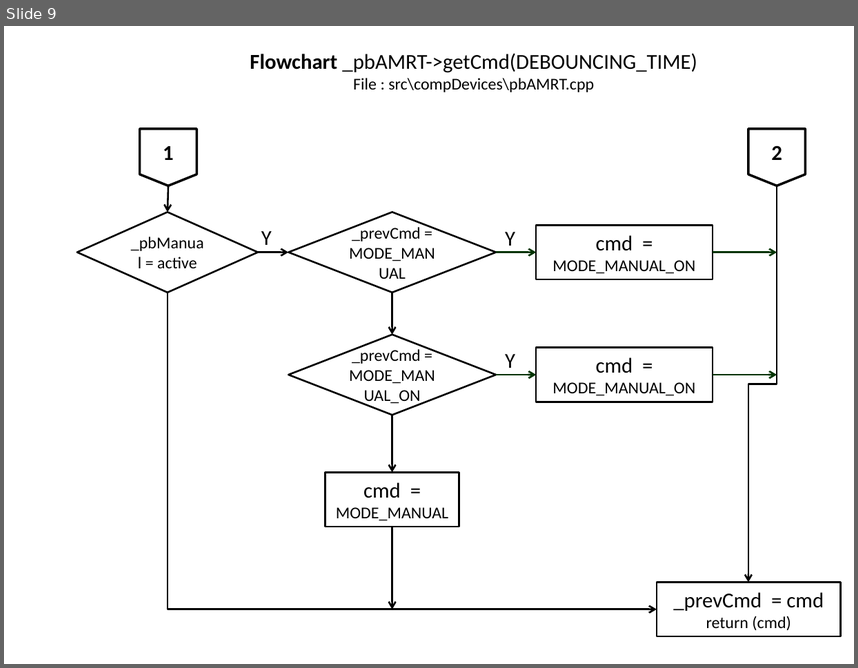
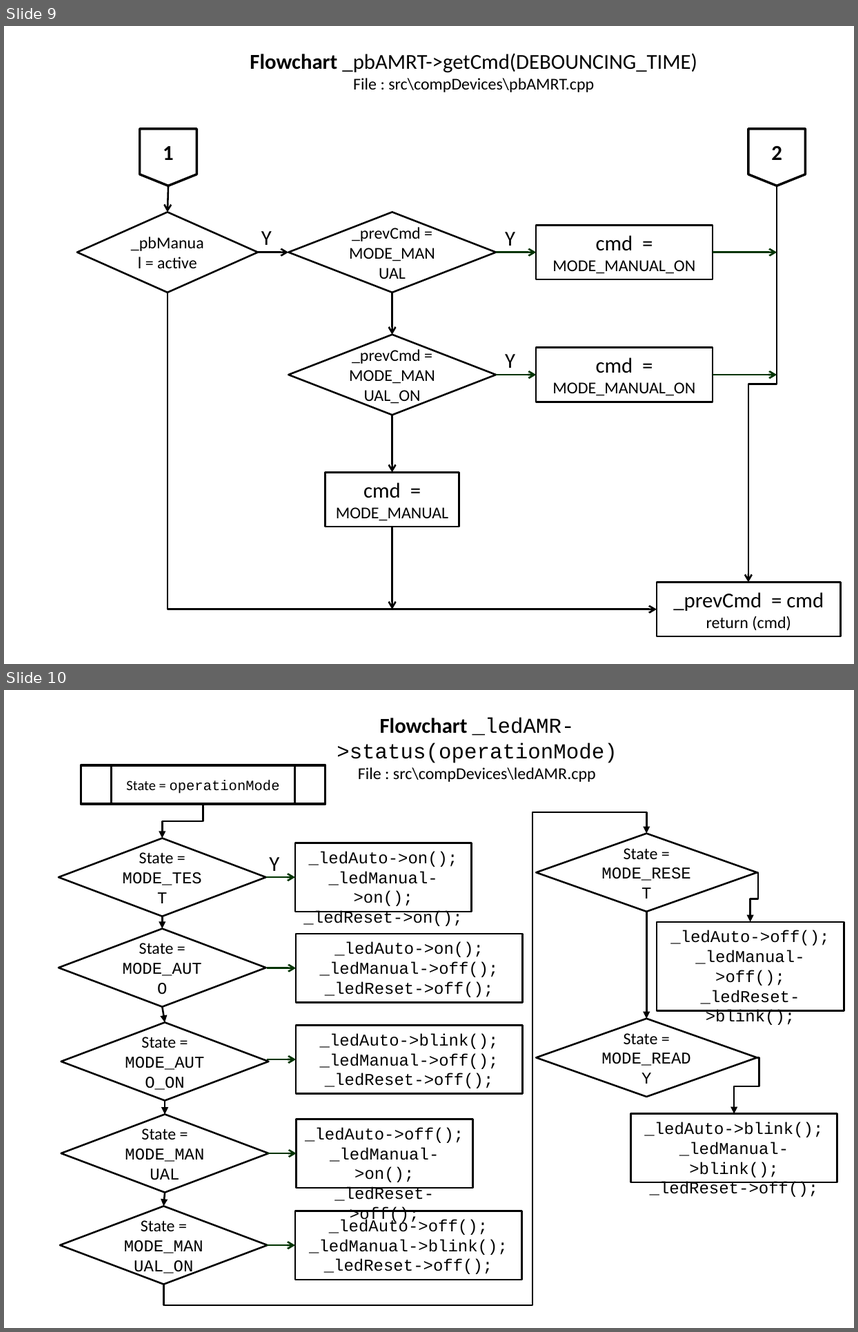
Before and after one commit to slametsampon/WFPS, a slide deck: resources/WFPS.pptx. Shown one above the other, each under a label of ours: slide 9 before the commit, slides 9 and 10 after it. The pictures are 858x668 and 858x1332 pixels, drawn with LibreOffice and Linux fonts; fonts in the diff are those of the drawing; background and template pictures are left out. Boxes give left, top, right and bottom in pixels: in the first picture for what was removed or moved away, otherwise in the second. Text is boxed around its words. In the diff, an @@ line names an element or a change of style, - is before the commit and + after.

Commit message:
update flowchart _logicOperation

```diff
--- a/resources/WFPS.pptx
+++ b/resources/WFPS.pptx
@@ slide 10 added at (4, 690, 854, 1328), background picture (left out) @@
@@ text added at (337, 718, 617, 782), 18 pt, text #000000 @@
+Flowchart _ledAMR->status(operationMode)
+File : src\compDevices\ledAMR.cpp
@@ flow chart predefined process added at (81, 766, 326, 804), outline #000000 2 pt, 12 pt, text #000000 @@
+State = operationMode
@@ elbow arrow added from (203, 804) to (162, 838), #000000 1.5 pt @@
@@ elbow arrow added from (164, 1284) to (646, 834), #000000 1.5 pt @@
@@ diamond added at (536, 834, 757, 912), outline #000000 1.5 pt, 14 pt, text #000000 @@
+State = MODE_RESET
@@ diamond added at (59, 838, 266, 916), outline #000000 1.5 pt, 14 pt, text #000000 @@
+State = MODE_TEST
@@ rectangle added at (296, 843, 473, 912), outline #000000 1.5 pt, 14 pt, text #000000 @@
+_ledAuto->on();
+_ledManual->on();
+_ledReset->on();
@@ text added at (269, 857, 279, 877), 18 pt, text #000000 @@
+Y
@@ elbow arrow added from (757, 872) to (751, 922), #000000 1.5 pt @@
@@ arrow added from (266, 877) to (296, 877), #003300 1.5 pt @@
@@ arrow added from (162, 916) to (162, 929), #000000 1.5 pt @@
@@ arrow added from (646, 911) to (646, 1018), #000000 1.5 pt @@
@@ diamond added at (59, 929, 266, 1007), outline #000000 1.5 pt, 14 pt, text #000000 @@
+State = MODE_AUTO
@@ rectangle added at (296, 933, 523, 1002), outline #000000 1.5 pt, 14 pt, text #000000 @@
+_ledAuto->on();
+_ledManual->off();
+_ledReset->off();
@@ rectangle added at (657, 922, 844, 1010), outline #000000 1.5 pt, 14 pt, text #000000 @@
+_ledAuto->off();
+_ledManual->off();
+_ledReset->blink();
@@ arrow added from (267, 968) to (296, 968), #003300 1.5 pt @@
@@ arrow added from (162, 1006) to (165, 1023), #000000 1.5 pt @@
@@ diamond added at (536, 1018, 757, 1096), outline #000000 1.5 pt, 14 pt, text #000000 @@
+State = MODE_READY
@@ diamond added at (61, 1023, 268, 1101), outline #000000 1.5 pt, 14 pt, text #000000 @@
+State = MODE_AUTO_ON
@@ rectangle added at (296, 1025, 523, 1094), outline #000000 1.5 pt, 14 pt, text #000000 @@
+_ledAuto->blink();
+_ledManual->off();
+_ledReset->off();
@@ arrow added from (267, 1059) to (296, 1059), #003300 1.5 pt @@
@@ elbow arrow added from (757, 1057) to (734, 1114), #000000 1.5 pt @@
@@ arrow added from (165, 1101) to (165, 1114), #000000 1.5 pt @@
@@ diamond added at (61, 1114, 268, 1192), outline #000000 1.5 pt, 14 pt, text #000000 @@
+State = MODE_MANUAL
@@ rectangle added at (297, 1118, 473, 1187), outline #000000 1.5 pt, 14 pt, text #000000 @@
+_ledAuto->off();
+_ledManual->on();
+_ledReset->off();
@@ rectangle added at (631, 1114, 838, 1182), outline #000000 1.5 pt, 14 pt, text #000000 @@
+_ledAuto->blink();
+_ledManual->blink();
+_ledReset->off();
@@ arrow added from (268, 1153) to (297, 1153), #003300 1.5 pt @@
@@ diamond added at (60, 1206, 268, 1284), outline #000000 1.5 pt, 14 pt, text #000000 @@
+State = MODE_MANUAL_ON
@@ arrow added from (165, 1192) to (164, 1206), #000000 1.5 pt @@
@@ rectangle added at (296, 1210, 523, 1279), outline #000000 1.5 pt, 14 pt, text #000000 @@
+_ledAuto->off();
+_ledManual->blink();
+_ledReset->off();
@@ arrow added from (266, 1245) to (296, 1245), #003300 1.5 pt @@
```
Also in this commit, not shown: 2 other slides added, 1 other file.
